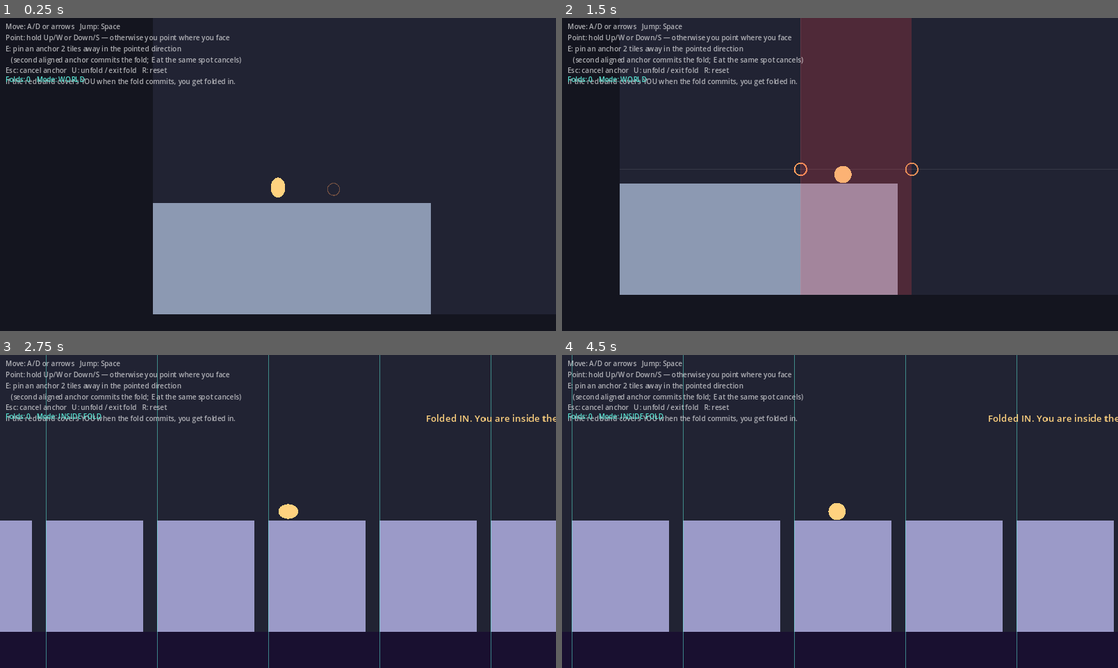
Above: before the commit, frames 1-4 (two rows, left to right).
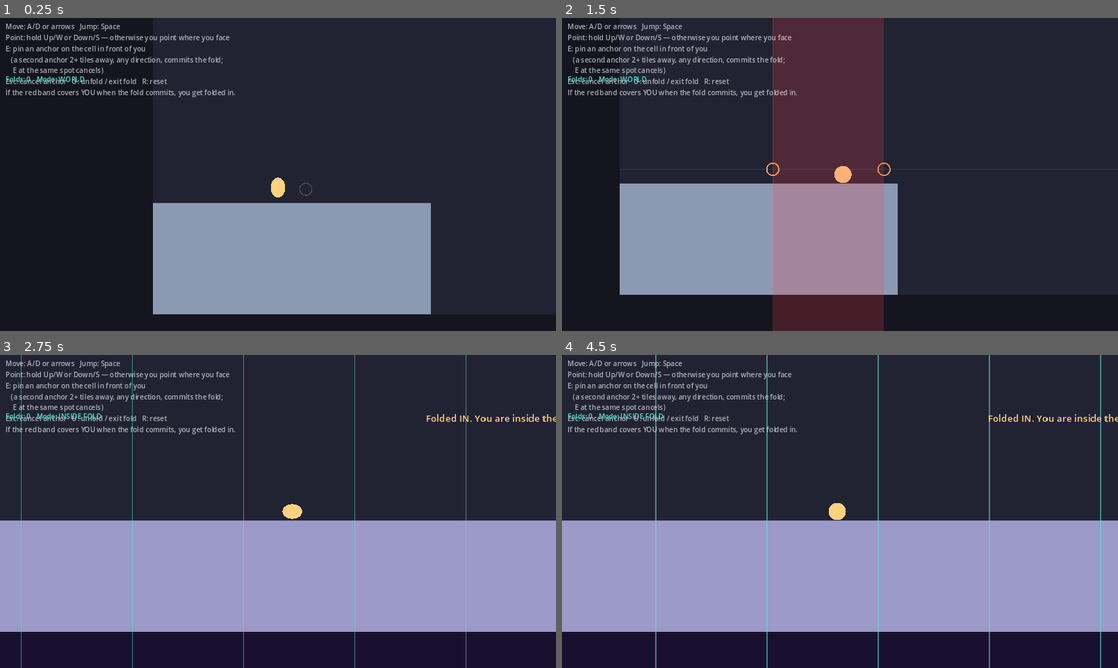
Above: after the commit, the same moments.

Repository: absent-mynd/puzzle
Game: Godot game, scene res://scenes/prototype/FoldPrototype.tscn
Two runs of this game, one before a commit and one after it. Both use one fixed random seed, a clock stepped at 60 frames per second and the inputs below. This scene is started directly instead of the project's main scene.
Inputs (mouse positions are in pixels of both pictures, inside the frame that each line leads up to):
- Up to frame 1 (0.25 s): no input
- Up to frame 2 (1.5 s): tap Enter (ui_accept) at 0.5, 0.77, 1.07 s; move the mouse to (962, 158) at 0.52 s; hold Right (ui_right) 0.53-1.25 s; tap E at 0.6 s; click (962, 158) at 0.67 s; drag from (728, 190) to (812, 237) at 1.27 s
- Up to frame 3 (2.75 s): tap Enter (ui_accept) at 2 s; move the mouse to (333, 442) at 2.02 s; hold Right (ui_right) from 2.03 s (still down); tap E at 2.1 s
- Up to frame 4 (4.5 s): release Right (ui_right) at 2.75 s; drag from (812, 574) to (673, 464) at 2.77 s; move the mouse to (1006, 558) at 3.52 s; hold Left (ui_left) 3.53-4.25 s; tap Alt at 3.6 s; tap Enter (ui_accept) at 3.77, 4.07 s; tap E at 3.8 s; drag from (673, 464) to (756, 433) at 4.27 s

The runs differ from the first frame. In frame 1, 1.7% of the frame differs, in the area x 1-62%, y 8-57%; in frame 2, 10%, in the area x 1-65%, y 0-100%; in frame 3, 7.3%; in frame 4, 7.9%.

Commit message:
Reduce anchor reach to arm's length; allow off-axis (diagonal) folds
Anchors now pin on the cell immediately in the pointed direction
(ANCHOR_REACH 1), and the axis-aligned constraint is dropped: any two
anchors at least 2 tiles apart (Euclidean) commit a fold, with off-axis
pairs producing diagonal creases - the fold engine already supported
arbitrary angles, so only prototype validation and preview changed. The
overlay's excised-band preview generalizes from an axis rect to a
parallelogram at the pair's angle; axis guide lines remain as a soft
lining-up aid.

Consequence: the 2-tile wall-piercing trick is gone, so the sealed
chamber is uncrackable by straight folds (one anchor would need to be
pinned from inside). Verified it remains solvable via a diagonal
corner-bite fold pinned from two outside positions, one mid-jump;
README updated to match.

Tests: placement tests rebased to reach 1, new too-close rejection and
off-axis pinch tests (16 prototype tests); full suite green.

Co-Authored-By: Claude Fable 5 <noreply@anthropic.com>
Claude-Session: https://claude.ai/code/session_01J4c1BdCKb3HsDcpkTu2WHG

Diff:
--- a/scripts/prototype/ProtoCore.gd
+++ b/scripts/prototype/ProtoCore.gd
@@ -159,13 +159,13 @@
 
 
 # ---------------------------------------------------------------------------
-# Anchor validation (prototype rules: axis-aligned, gap >= 2 cells)
+# Anchor validation (prototype rules: any direction, gap >= 2 cells)
 # ---------------------------------------------------------------------------
+# Off-axis pairs are allowed — the fold engine handles arbitrary crease angles.
+# The only constraint is a minimum Euclidean gap so the strip is substantial.
 
 static func anchors_valid(a: Vector2i, b: Vector2i) -> bool:
 	if a == b:
 		return false
-	if a.x != b.x and a.y != b.y:
-		return false
-	var gap := absi(a.x - b.x) + absi(a.y - b.y)
-	return gap >= 2
+	var d := b - a
+	return d.x * d.x + d.y * d.y >= 4
--- a/scripts/prototype/ProtoOverlay.gd
+++ b/scripts/prototype/ProtoOverlay.gd
@@ -48,7 +48,8 @@
 		return
 	var a: Vector2i = world.pending_anchor
 	var a_center := (Vector2(a) + Vector2(0.5, 0.5)) * cs
-	# Alignment guides: the row/column the second anchor must land on.
+	# Soft axis guides through the pending anchor (folds may also be diagonal;
+	# these just make deliberate axis-aligned folds easy to line up).
 	var guide := Color(1, 1, 1, 0.10)
 	draw_line(Vector2(0, a_center.y), Vector2(world_px.x, a_center.y), guide, 1.0)
 	draw_line(Vector2(a_center.x, 0), Vector2(a_center.x, world_px.y), guide, 1.0)
@@ -56,16 +57,17 @@
 
 	if not cand_ok or not ProtoCore.anchors_valid(a, cand):
 		return
-	# Translucent band between the two crease lines, spanning the world.
+	# Translucent band between the two crease lines: a parallelogram spanning
+	# well past the view, at whatever angle the anchor pair implies.
 	var band := Color(0.95, 0.25, 0.3, 0.22)
-	if a.y == cand.y:
-		var x0 := minf(a_center.x, cand_center.x)
-		var x1 := maxf(a_center.x, cand_center.x)
-		draw_rect(Rect2(x0, 0, x1 - x0, world_px.y), band)
-	else:
-		var y0 := minf(a_center.y, cand_center.y)
-		var y1 := maxf(a_center.y, cand_center.y)
-		draw_rect(Rect2(0, y0, world_px.x, y1 - y0), band)
+	var n := (cand_center - a_center).normalized()
+	var t := Vector2(-n.y, n.x)
+	var reach := world_px.length()
+	var quad := PackedVector2Array([
+		a_center + t * reach, a_center - t * reach,
+		cand_center - t * reach, cand_center + t * reach,
+	])
+	draw_colored_polygon(quad, band)
 	draw_arc(cand_center, 14.0, 0, TAU, 24, Color("ff9d5c", 0.8), 3.0)
 
 
--- a/scripts/prototype/ProtoWorld.gd
+++ b/scripts/prototype/ProtoWorld.gd
@@ -25,9 +25,9 @@
 enum Mode { WORLD, SUBSPACE }
 
 const CS := ProtoCore.CELL
-## How far (in cells) an anchor is pinned from the player. 2 = through 1-tile
-## walls but not 2-tile walls.
-const ANCHOR_REACH := 2
+## Anchors are pinned at arm's length: the cell immediately in the pointed
+## direction. What you can fold is exactly what you can stand next to.
+const ANCHOR_REACH := 1
 const TYPE_COLORS := {
 	BaseTile.TYPE_EMPTY: Color(0.13, 0.14, 0.20),   # faint: the "paper" exists
 	BaseTile.TYPE_WALL: Color(0.55, 0.60, 0.70),
@@ -176,10 +176,9 @@
 	return Vector2i((player.global_position / CS).floor())
 
 
-## Where E would pin an anchor right now: ANCHOR_REACH cells from the player in
-## the pointed direction. Reach pierces anything — so a 1-tile wall can be
-## anchored *through* (and folded away) while a 2-tile wall cannot: wall
-## thickness becomes a traversal gate with no extra rules.
+## Where E would pin an anchor right now: the adjacent cell in the pointed
+## direction. The two anchors of a fold need not share a row or column — the
+## crease takes whatever angle the pair implies.
 func candidate_anchor(dir: Vector2i = Vector2i.ZERO) -> Vector2i:
 	var d := dir if dir != Vector2i.ZERO else Vector2i(player.point_dir())
 	return player_cell() + d * ANCHOR_REACH
@@ -202,7 +201,7 @@
 		do_fold(pending_anchor, cand)
 		pending_anchor = null
 	else:
-		_show_flash("Anchors must share a row or column, 2+ apart.")
+		_show_flash("Anchors must be at least 2 tiles apart.")
 
 
 # ---------------------------------------------------------------------------
@@ -387,8 +386,9 @@
 	var help := Label.new()
 	help.text = "Move: A/D or arrows   Jump: Space\n" \
 		+ "Point: hold Up/W or Down/S — otherwise you point where you face\n" \
-		+ "E: pin an anchor 2 tiles away in the pointed direction\n" \
-		+ "   (second aligned anchor commits the fold; E at the same spot cancels)\n" \
+		+ "E: pin an anchor on the cell in front of you\n" \
+		+ "   (a second anchor 2+ tiles away, any direction, commits the fold;\n" \
+		+ "    E at the same spot cancels)\n" \
 		+ "Esc: cancel anchor   U: unfold / exit fold   R: reset\n" \
 		+ "If the red band covers YOU when the fold commits, you get folded in."
 	help.position = Vector2(12, 8)
--- a/scripts/tests/test_proto_core.gd
+++ b/scripts/tests/test_proto_core.gd
@@ -107,6 +107,10 @@
 func test_anchors_valid_rules() -> void:
 	assert_true(ProtoCore.anchors_valid(Vector2i(2, 3), Vector2i(6, 3)), "Same row, gap>=2")
 	assert_true(ProtoCore.anchors_valid(Vector2i(2, 3), Vector2i(2, 8)), "Same column, gap>=2")
-	assert_false(ProtoCore.anchors_valid(Vector2i(2, 3), Vector2i(3, 4)), "Diagonal rejected")
+	assert_true(ProtoCore.anchors_valid(Vector2i(2, 3), Vector2i(4, 5)),
+		"Off-axis pair 2+ apart is a valid (diagonal) fold")
+	assert_true(ProtoCore.anchors_valid(Vector2i(2, 3), Vector2i(0, 3)), "Direction irrelevant")
+	assert_false(ProtoCore.anchors_valid(Vector2i(2, 3), Vector2i(3, 4)),
+		"Adjacent diagonal (dist sqrt(2)) is too close")
 	assert_false(ProtoCore.anchors_valid(Vector2i(2, 3), Vector2i(3, 3)), "Gap 1 rejected")
 	assert_false(ProtoCore.anchors_valid(Vector2i(2, 3), Vector2i(2, 3)), "Same cell rejected")
--- a/scripts/tests/test_proto_world.gd
+++ b/scripts/tests/test_proto_world.gd
@@ -52,26 +52,33 @@
 
 
 func test_directional_anchor_placement_and_pinch() -> void:
-	# Player spawns in cell (4,12); reach is 2 cells, default facing is right.
+	# Player spawns in cell (4,12); reach is the adjacent cell, facing right.
 	world.place_anchor(Vector2i(1, 0))
-	assert_eq(world.pending_anchor, Vector2i(6, 12), "First anchor pins 2 tiles right")
+	assert_eq(world.pending_anchor, Vector2i(5, 12), "First anchor pins the cell in front")
 	world.place_anchor(Vector2i(1, 0))
 	assert_eq(world.pending_anchor, null, "Pointing at the pending anchor cancels it")
 
-	world.place_anchor(Vector2i(1, 0))              # pin (6,12) again
-	world.player.teleport(Vector2(9.5 * CS, 12.5 * CS), false)
-	world.place_anchor(Vector2i(1, 0))              # (11,12): aligned, gap 5
+	world.place_anchor(Vector2i(1, 0))              # pin (5,12) again
+	world.player.teleport(Vector2(8.5 * CS, 12.5 * CS), false)
+	world.place_anchor(Vector2i(1, 0))              # (9,12): gap 4
 	assert_eq(world.mode, world.Mode.SUBSPACE,
 		"Player stood between the anchors: folded in")
 
 
-func test_misaligned_second_anchor_keeps_pending() -> void:
-	world.place_anchor(Vector2i(1, 0))              # (6,12)
-	world.player.teleport(Vector2(9.5 * CS, 12.5 * CS), false)
-	world.place_anchor(Vector2i(0, -1))             # (9,10): misaligned
-	assert_eq(world.pending_anchor, Vector2i(6, 12),
-		"Misaligned second anchor is rejected, pending kept")
+func test_too_close_second_anchor_keeps_pending() -> void:
+	world.place_anchor(Vector2i(1, 0))              # (5,12)
+	world.place_anchor(Vector2i(0, 1))              # (4,13): dist sqrt(2), too close
+	assert_eq(world.pending_anchor, Vector2i(5, 12),
+		"Too-close second anchor is rejected, pending kept")
 	assert_eq(world.folds.size(), 0, "No fold committed")
+
+
+func test_off_axis_anchor_pair_makes_a_diagonal_fold() -> void:
+	world.place_anchor(Vector2i(1, 0))              # (5,12)
+	world.player.teleport(Vector2(7.5 * CS, 10.5 * CS), false)
+	world.place_anchor(Vector2i(1, 0))              # (8,10): off-axis, dist ~3.6
+	assert_eq(world.mode, world.Mode.SUBSPACE, "Off-axis pinch folds the player in")
+	assert_eq(world.sub_fold.orientation, "diagonal", "The committed fold is diagonal")
 
 
 func test_no_hud_control_swallows_mouse_input() -> void:
Not shown, changed: STATUS.md
Not shown, changed: scripts/prototype/README.md
